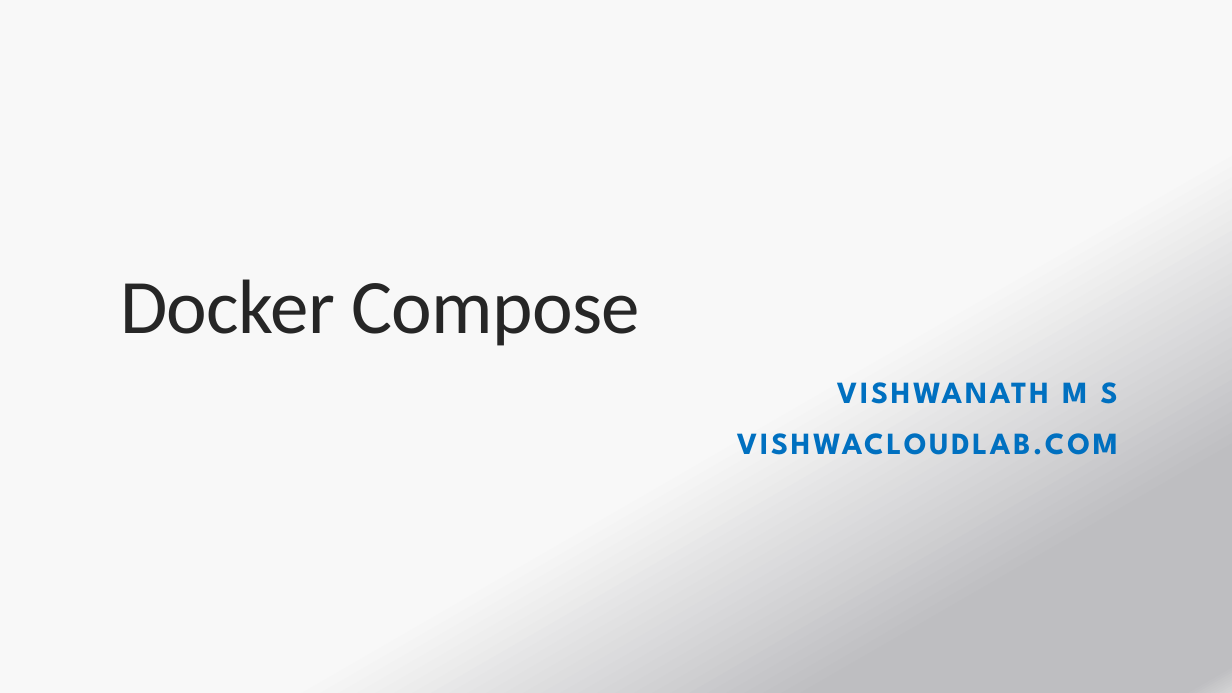
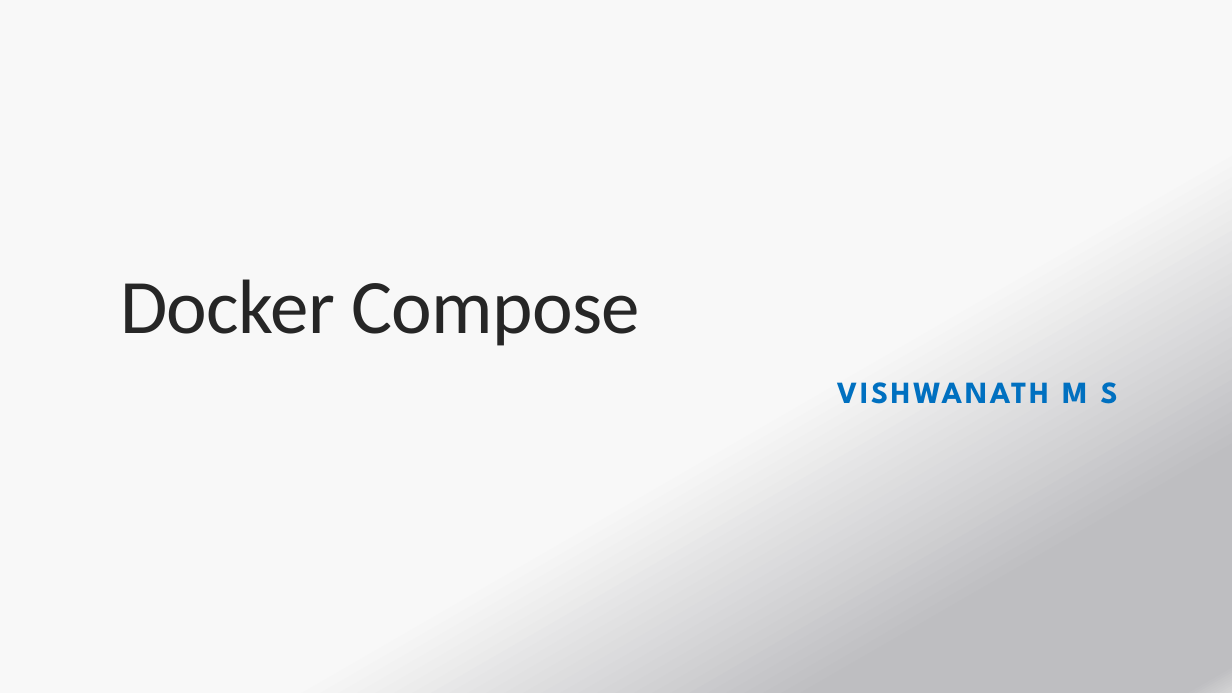
Before and after one commit to payalb/niit-25-aug-25, a slide deck: slide 1 of D2/PPT06-Docker-Compose.pptx. Drawn at 1232x693 pixels with LibreOffice and Linux fonts; fonts in the diff are those of the drawing. Boxes give left, top, right and bottom in pixels: in the first picture for what was removed or moved away, otherwise in the second. Text is boxed around its words. In the diff, an @@ line names an element or a change of style, - is before the commit and + after.

```diff
--- a/D2/PPT06-Docker-Compose.pptx
+++ b/D2/PPT06-Docker-Compose.pptx
@@ subtitle at (737, 433, 1118, 455): paragraph removed @@
-VISHWACLOUDLAB.COM
```
Also in this commit, not shown: 21 other slides changed, 3 other files.
